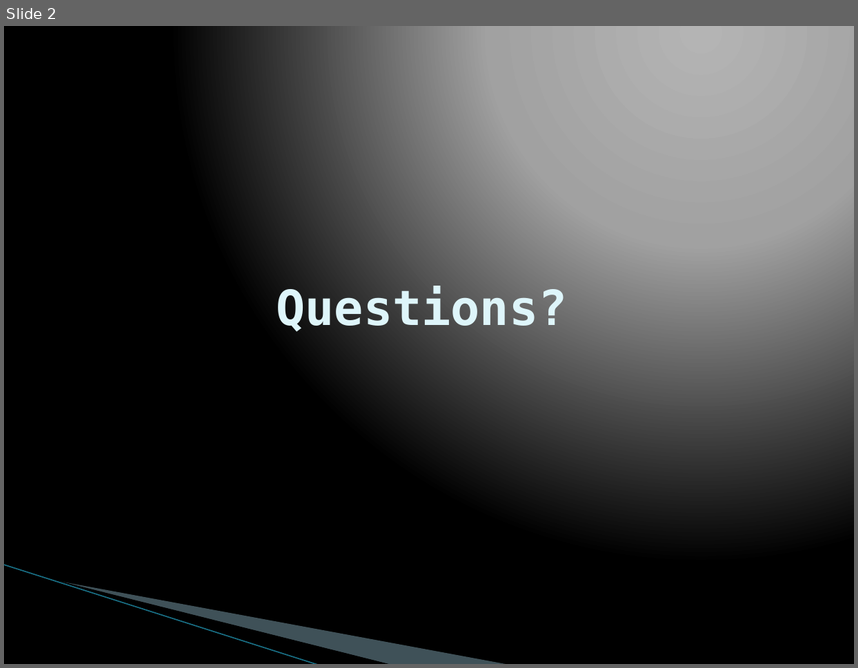
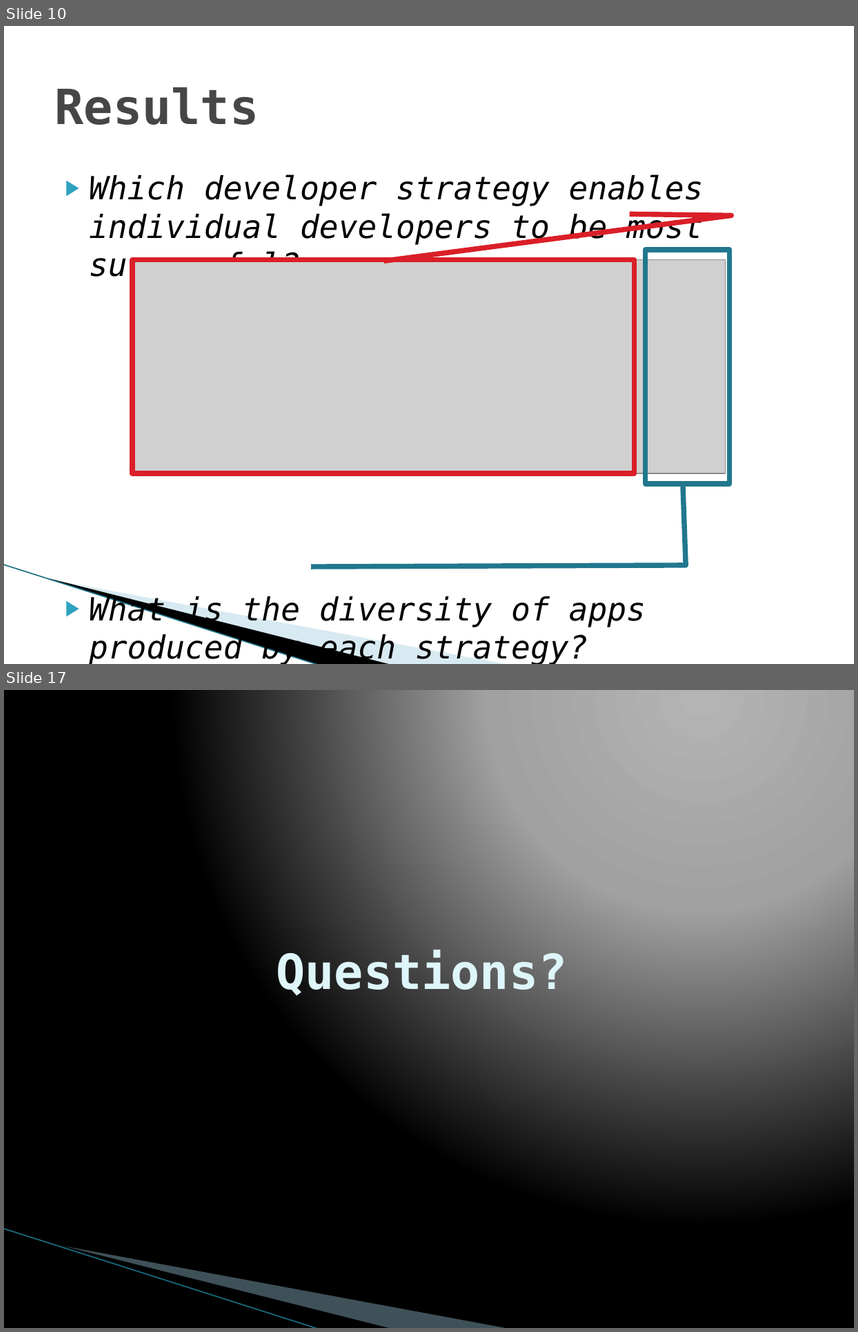
Before and after one commit to vfasburg/cse_848, a slide deck: paper/848_Paper_Presentation_Fasburg_Thomas.pptx. Shown one above the other, each under a label of ours: slide 2 before the commit, slides 10 and 17 after it; the slides between them are not shown. The pictures are 858x668 and 858x1332 pixels, drawn with LibreOffice and Linux fonts; fonts in the diff are those of the drawing; grey boxes stand for pictures; background and template pictures are left out. Boxes give left, top, right and bottom in pixels: in the first picture for what was removed or moved away, otherwise in the second. Text is boxed around its words. In the diff, an @@ line names an element or a change of style, - is before the commit and + after.

```diff
--- a/paper/848_Paper_Presentation_Fasburg_Thomas.pptx
+++ b/paper/848_Paper_Presentation_Fasburg_Thomas.pptx
@@ slide 10 added at (x1=4, y1=26, x2=854, y2=664), background #FFFFFF; not listed: 3 template elements that a slide beside it also shows @@
@@ title added at (x1=55, y1=87, x2=259, y2=125), 41 pt, text #464646, bold @@
+Results
@@ text added at (x1=89, y1=174, x2=704, y2=664), 27 pt, text #000000, italic @@
+▶ Which developer strategy enables individual developers to be most successful?
+▶ What is the diversity of apps produced by each strategy?
@@ border callout added at (x1=646, y1=250, x2=730, y2=483), outline #21788D 4.33 pt @@
@@ picture added at (x1=132, y1=260, x2=726, y2=473) @@
@@ border callout added at (x1=132, y1=260, x2=635, y2=473), outline #DA1F28 4.33 pt @@
@@ what was slide 2 is now slide 17 @@
```
Also in this commit, not shown: 1 slide changed, 14 other slides added, 1 other file.
